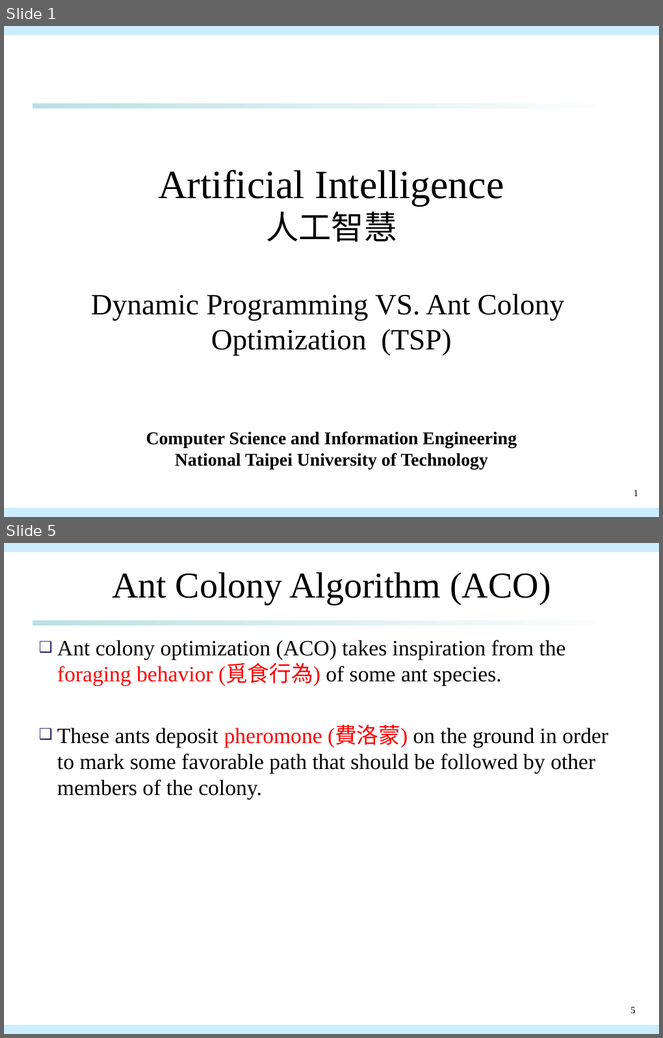
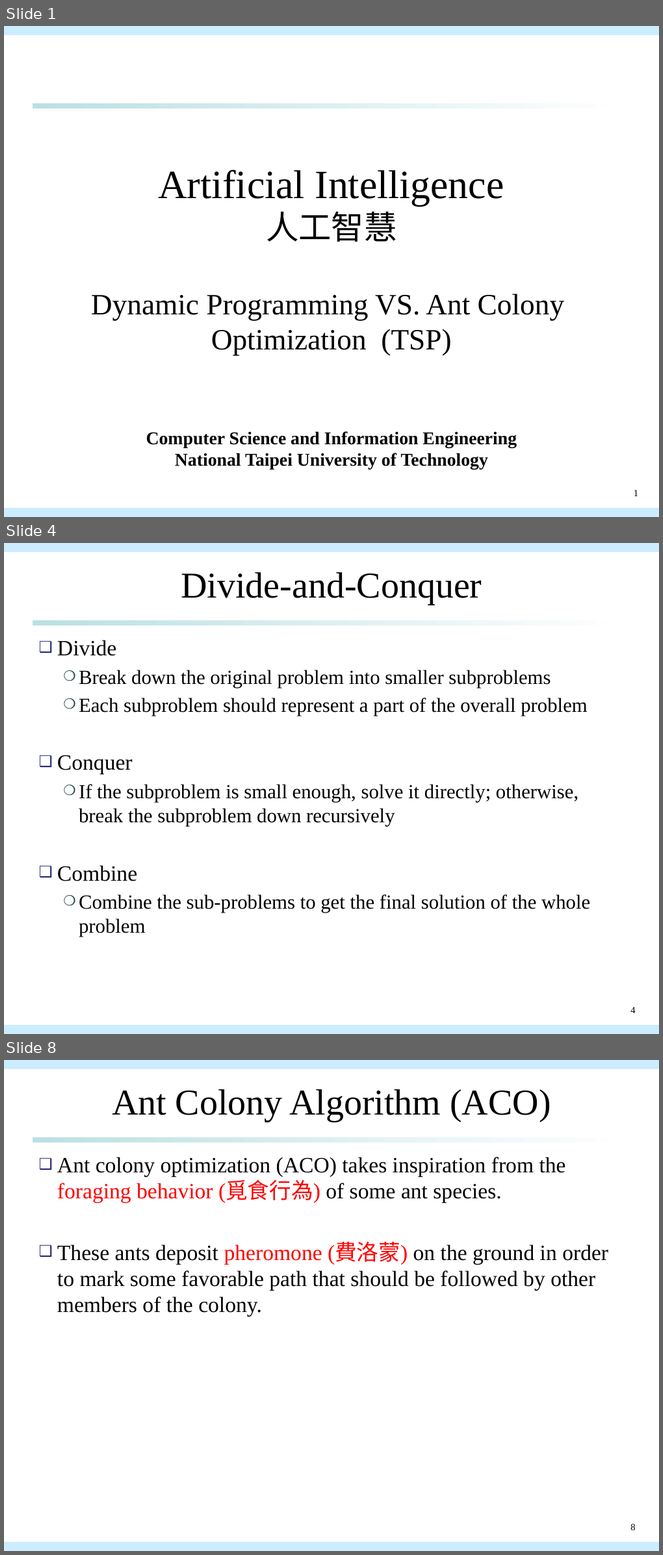
Before and after one commit to qwe8496516/AI_course, a slide deck: AI_presentation/aco_presentation.pptx. Shown one above the other, each under a label of ours: slides 1 and 5 before the commit, slides 1, 4 and 8 after it; the slides between them are not shown. The pictures are 663x1038 and 663x1555 pixels, drawn with LibreOffice and Linux fonts; fonts in the diff are those of the drawing. Boxes give left, top, right and bottom in pixels: in the first picture for what was removed or moved away, otherwise in the second. Text is boxed around its words. In the diff, an @@ line names an element or a change of style, - is before the commit and + after.

```diff
--- a/AI_presentation/aco_presentation.pptx
+++ b/AI_presentation/aco_presentation.pptx
@@ slide 4 added at [4, 543, 659, 1034], background #FFFFFF; not listed: 3 template elements that a slide beside it also shows @@
@@ title added at [181, 572, 482, 605], 40 pt, text #000000 @@
+Divide-and-Conquer
@@ text added at [57, 640, 590, 937], 22 pt, text #000000 @@
+❑ Divide
+  ❍ Break down the original problem into smaller subproblems
+  ❍ Each subproblem should represent a part of the overall problem
+❑ Conquer
+  ❍ If the subproblem is small enough, solve it directly; otherwise, break the subproblem down recursively
+❑ Combine
+  ❍ Combine the sub-problems to get the final solution of the whole problem
@@ page number added at [631, 1007, 635, 1014], 10.5 pt, text #000000 @@
+4
@@ what was slide 5 is now slide 8 @@
@@ page number at [631, 1524, 635, 1531]: text changed @@
-5
+8
```
Also in this commit, not shown: 7 slides changed, 7 other slides added, 1 other file.
